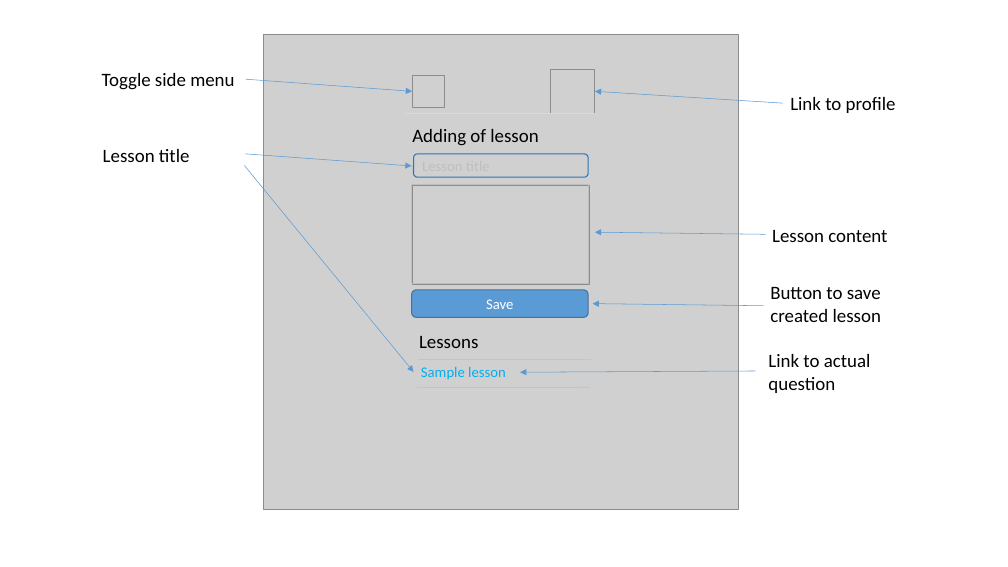
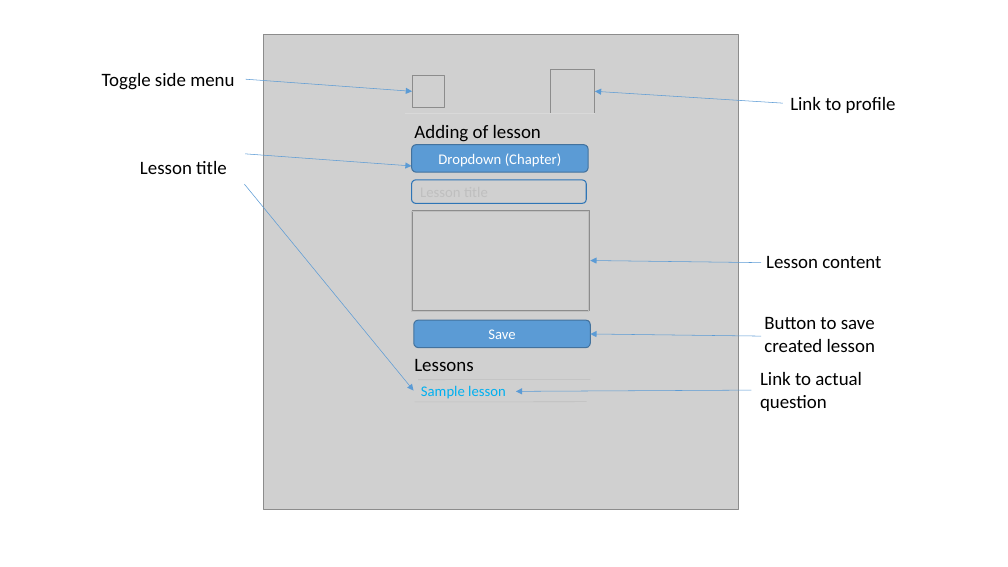
Before and after one commit to jegger06/edyscalculia_app, a slide deck: slide 4 of materials/documentation/eDyscalculia App Wireframe - Admin.pptx. Drawn at 1008x567 pixels with LibreOffice and Linux fonts; fonts in the diff are those of the drawing; grey boxes stand for pictures. Boxes give left, top, right and bottom in pixels: in the first picture for what was removed or moved away, otherwise in the second. Text is boxed around its words. In the diff, an @@ line names an element or a change of style, - is before the commit and + after.

```diff
--- a/materials/documentation/eDyscalculia App Wireframe - Admin.pptx
+++ b/materials/documentation/eDyscalculia App Wireframe - Admin.pptx
@@ text "Adding of lesson": place and size @@
-text "Adding of lesson" at <box>412,129,538,146</box>
+text "Adding of lesson" at <box>414,125,541,142</box>
@@ rounded rectangle added at <box>411,144,588,172</box>, fill #5B9BD5, outline #43739E 1 pt, 14 pt, text #FFFFFF @@
+Dropdown (Chapter)
@@ text "Lesson title": place and size @@
-text "Lesson title" at <box>103,149,190,162</box>
+text "Lesson title" at <box>140,161,227,174</box>
@@ rounded rectangle: place and size @@
-rounded rectangle at <box>414,154,588,178</box>
+rounded rectangle at <box>411,180,586,203</box>
@@ rectangle: place and size @@
-rectangle at <box>411,185,588,284</box>
+rectangle at <box>411,212,588,311</box>
@@ picture: place and size @@
-picture at <box>413,185,590,284</box>
+picture at <box>413,211,590,310</box>
@@ 2 texts, 1 arrow: place and size @@
-2 texts, 1 arrow at <box>595,230,887,322</box>
+2 texts, 1 arrow at <box>591,256,881,352</box>
@@ rounded rectangle "Save": place and size @@
-rounded rectangle "Save" at <box>411,290,588,317</box>
+rounded rectangle "Save" at <box>414,320,591,347</box>
@@ text "Lessons": place and size @@
-text "Lessons" at <box>419,336,478,348</box>
+text "Lessons" at <box>414,359,473,371</box>
@@ arrow moved from (764, 306) - (593, 304) to (761, 337) - (591, 334) @@
@@ 1 text, 1 arrow, 1 line: place and size @@
-1 text, 1 arrow, 1 line at <box>244,166,591,380</box>
+1 text, 1 arrow, 1 line at <box>244,185,591,399</box>
@@ text "Link to actual question": place and size @@
-text "Link to actual question" at <box>768,354,871,393</box>
+text "Link to actual question" at <box>760,372,862,411</box>
@@ line moved from (417, 387) - (589, 387) to (414, 402) - (587, 402) @@
@@ arrow moved from (756, 371) - (520, 372) to (752, 390) - (516, 392) @@
```
Also in this commit, not shown: 1 other slide changed, 1 slide added, 1 other file.
